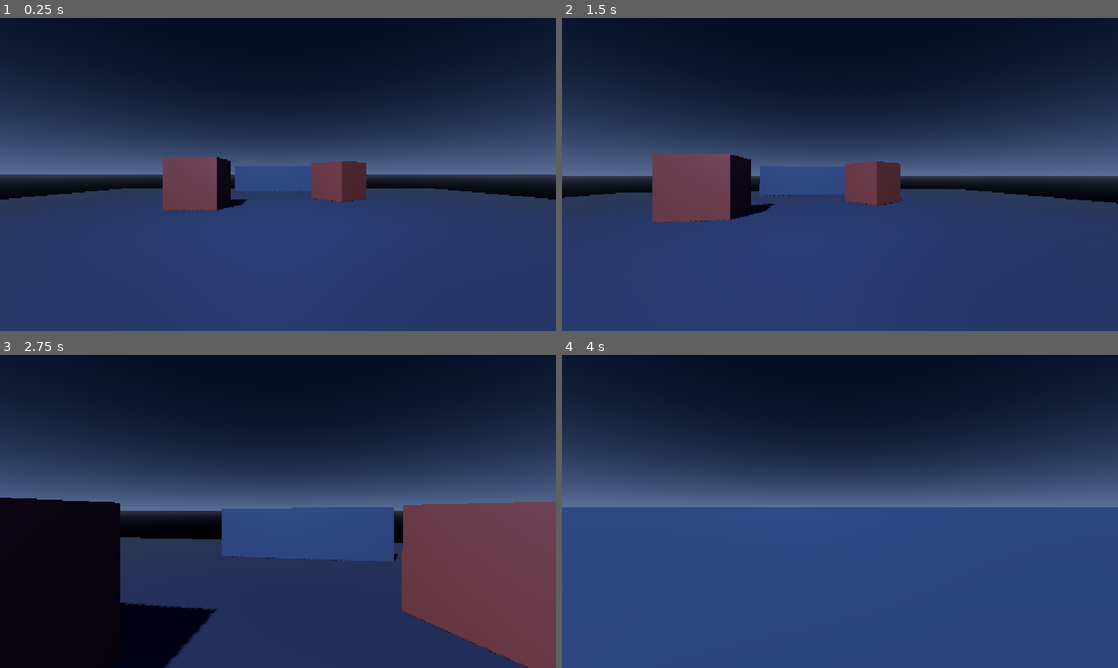
Above: before the commit, frames 1-4 (two rows, left to right).
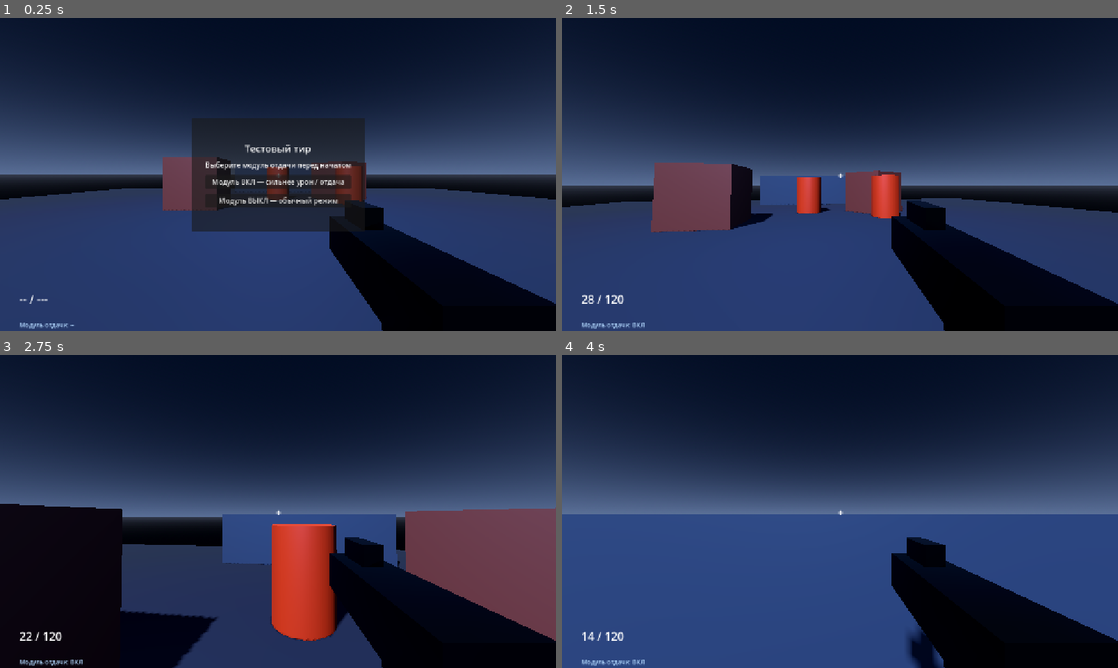
Above: after the commit, the same moments.

Repository: Rassvet-Studio/RogueShoot_New
Game: Godot game, scene res://scenes/main.tscn
Two runs of this game, one before a commit and one after it. Both use one fixed random seed, a clock stepped at 60 frames per second and the inputs below.
Inputs (mouse positions are in pixels of both pictures, inside the frame that each line leads up to):
- Up to frame 1 (0.25 s): no input
- Up to frame 2 (1.5 s): click (840, 180) at 0.5 s, where only the run after the commit has a clickable "Модуль ВКЛ — сильнее урон / о…"; tap Enter at 1.25 s; move the mouse to (867, 174) at 1.27 s; press the mouse at (867, 174) at 1.28 s; hold W (move_forward) from 1.28 s (still down)
- Up to frame 3 (2.75 s): keep holding W (move_forward); tap Space (jump) at 1.52, 2.27 s; move the mouse to (250, 511) at 2.02 s; release the mouse at (250, 511) at 2.03 s; click (250, 511) at 2.1 s
- Up to frame 4 (4 s): keep holding W (move_forward); move the mouse to (851, 505) at 2.77 s; press the mouse at (851, 505) at 2.78 s; move the mouse to (834, 517) at 3.52 s; release the mouse at (834, 517) at 3.53 s; click (834, 517) at 3.6 s; tap Space (jump) at 3.77 s

The runs differ from the first frame. In frame 1, 19% of the frame differs, in the area x 3-100%, y 32-100%; in frame 2, 17%; in frame 3, 17%; in frame 4, 12%.

Commit message:
feat: add hitscan rifle and target range

Diff:
--- a/project.godot
+++ b/project.godot
@@ -26,6 +26,8 @@
 move_right={"deadzone": 0.5, "events": [Object(InputEventKey,"physical_keycode":68)]}
 jump={"deadzone": 0.5, "events": [Object(InputEventKey,"physical_keycode":32)]}
 toggle_mouse_capture={"deadzone": 0.5, "events": [Object(InputEventKey,"physical_keycode":4194305)]}
+fire={"deadzone": 0.5, "events": [Object(InputEventMouseButton,"button_index":1)]}
+reload={"deadzone": 0.5, "events": [Object(InputEventKey,"physical_keycode":82)]}
 
 [layer_names]
 3d_physics/layer_1="World"
--- a/scenes/main.tscn
+++ b/scenes/main.tscn
@@ -1,6 +1,10 @@
-[gd_scene load_steps=14 format=3]
+[gd_scene load_steps=18 format=3]
 
 [ext_resource type="PackedScene" path="res://scenes/player/player.tscn" id="1_player"]
+[ext_resource type="PackedScene" path="res://scenes/weapons/automatic_rifle.tscn" id="2_rifle"]
+[ext_resource type="PackedScene" path="res://scenes/targets/target.tscn" id="3_target"]
+[ext_resource type="PackedScene" path="res://scenes/ui_range_hud.tscn" id="4_hud"]
+[ext_resource type="Script" path="res://scripts/world/main.gd" id="5_main"]
 
 [sub_resource type="ProceduralSkyMaterial" id="SkyMaterial"]
 sky_top_color = Color(0.025, 0.055, 0.12, 1)
@@ -51,6 +55,7 @@
 roughness = 0.75
 
 [node name="Main" type="Node3D"]
+script = ExtResource("5_main")
 
 [node name="Environment" type="WorldEnvironment" parent="."]
 environment = SubResource("Environment")
@@ -114,3 +119,16 @@
 
 [node name="Player" parent="." instance=ExtResource("1_player")]
 position = Vector3(0, 0.2, 5)
+
+[node name="AutomaticRifle" parent="Player/CameraPivot" instance=ExtResource("2_rifle")]
+
+[node name="TargetLeft" parent="." instance=ExtResource("3_target")]
+position = Vector3(-4, 1.1, -5)
+
+[node name="TargetCenter" parent="." instance=ExtResource("3_target")]
+position = Vector3(0, 1.1, -8)
+
+[node name="TargetRight" parent="." instance=ExtResource("3_target")]
+position = Vector3(4, 1.1, -6)
+
+[node name="RangeHUD" parent="." instance=ExtResource("4_hud")]
--- /dev/null
+++ b/scenes/targets/target.tscn
@@ -0,0 +1,31 @@
+[gd_scene load_steps=5 format=3]
+
+[ext_resource type="Script" path="res://scripts/weapons/damageable_target.gd" id="1_target"]
+
+[sub_resource type="CylinderMesh" id="TargetMesh"]
+top_radius = 0.72
+bottom_radius = 0.72
+height = 2.2
+radial_segments = 20
+
+[sub_resource type="CylinderShape3D" id="TargetShape"]
+radius = 0.72
+height = 2.2
+
+[sub_resource type="StandardMaterial3D" id="TargetMaterial"]
+albedo_color = Color(0.8, 0.22, 0.08, 1)
+metallic = 0.1
+roughness = 0.55
+
+[node name="Target" type="StaticBody3D"]
+collision_layer = 4
+collision_mask = 0
+script = ExtResource("1_target")
+max_health = 100.0
+
+[node name="Visual" type="MeshInstance3D" parent="."]
+mesh = SubResource("TargetMesh")
+material_override = SubResource("TargetMaterial")
+
+[node name="CollisionShape3D" type="CollisionShape3D" parent="."]
+shape = SubResource("TargetShape")
--- /dev/null
+++ b/scenes/ui_range_hud.tscn
@@ -0,0 +1,86 @@
+[gd_scene load_steps=2 format=3]
+
+[ext_resource type="Script" path="res://scripts/ui/range_hud.gd" id="1_hud"]
+
+[node name="RangeHUD" type="CanvasLayer"]
+script = ExtResource("1_hud")
+
+[node name="Crosshair" type="Label" parent="."]
+offset_left = 634.0
+offset_top = 344.0
+offset_right = 646.0
+offset_bottom = 376.0
+theme_override_colors/font_color = Color(1, 1, 1, 0.9)
+theme_override_font_sizes/font_size = 24
+text = "+"
+
+[node name="HitMarker" type="Label" parent="."]
+offset_left = 622.0
+offset_top = 332.0
+offset_right = 658.0
+offset_bottom = 388.0
+theme_override_colors/font_color = Color(1, 0.9, 0.35, 1)
+theme_override_font_sizes/font_size = 26
+text = "×"
+horizontal_alignment = 1
+
+[node name="Margin" type="MarginContainer" parent="."]
+offset_left = 32.0
+offset_top = 620.0
+offset_right = 360.0
+offset_bottom = 700.0
+theme_override_constants/margin_left = 12
+theme_override_constants/margin_top = 8
+
+[node name="VBox" type="VBoxContainer" parent="Margin"]
+layout_mode = 2
+
+[node name="Ammo" type="Label" parent="Margin/VBox"]
+layout_mode = 2
+theme_override_colors/font_color = Color(1, 1, 1, 1)
+theme_override_font_sizes/font_size = 26
+text = "-- / ---"
+
+[node name="Status" type="Label" parent="Margin/VBox"]
+layout_mode = 2
+theme_override_colors/font_color = Color(1, 0.8, 0.25, 1)
+theme_override_font_sizes/font_size = 16
+
+[node name="Module" type="Label" parent="Margin/VBox"]
+layout_mode = 2
+theme_override_colors/font_color = Color(0.7, 0.85, 1, 1)
+theme_override_font_sizes/font_size = 14
+text = "Модуль отдачи: --"
+
+[node name="SetupPanel" type="PanelContainer" parent="."]
+offset_left = 440.0
+offset_top = 230.0
+offset_right = 840.0
+offset_bottom = 490.0
+
+[node name="Center" type="CenterContainer" parent="SetupPanel"]
+layout_mode = 2
+
+[node name="VBox" type="VBoxContainer" parent="SetupPanel/Center"]
+custom_minimum_size = Vector2(320, 0)
+layout_mode = 2
+theme_override_constants/separation = 12
+
+[node name="Title" type="Label" parent="SetupPanel/Center/VBox"]
+layout_mode = 2
+theme_override_font_sizes/font_size = 22
+text = "Тестовый тир"
+horizontal_alignment = 1
+
+[node name="Hint" type="Label" parent="SetupPanel/Center/VBox"]
+layout_mode = 2
+text = "Выберите модуль отдачи перед началом"
+horizontal_alignment = 1
+
+[node name="ModuleOn" type="Button" parent="SetupPanel/Center/VBox"]
+layout_mode = 2
+text = "Модуль ВКЛ — сильнее урон / отдача"
+
+[node name="ModuleOff" type="Button" parent="SetupPanel/Center/VBox"]
+layout_mode = 2
+text = "Модуль ВЫКЛ — обычный режим"
--- /dev/null
+++ b/scenes/weapons/automatic_rifle.tscn
@@ -0,0 +1,37 @@
+[gd_scene load_steps=5 format=3]
+
+[ext_resource type="Script" path="res://scripts/weapons/automatic_rifle.gd" id="1_rifle"]
+
+[sub_resource type="BoxMesh" id="ReceiverMesh"]
+size = Vector3(0.18, 0.16, 0.65)
+
+[sub_resource type="StandardMaterial3D" id="ReceiverMaterial"]
+albedo_color = Color(0.06, 0.07, 0.09, 1)
+metallic = 0.65
+roughness = 0.32
+
+[sub_resource type="BoxMesh" id="SightMesh"]
+size = Vector3(0.07, 0.08, 0.2)
+
+[node name="AutomaticRifle" type="Node3D"]
+script = ExtResource("1_rifle")
+camera_path = NodePath("../Camera3D")
+player_path = NodePath("../..")
+
+[node name="Model" type="Node3D" parent="."]
+position = Vector3(0.34, -0.28, -0.62)
+
+[node name="Receiver" type="MeshInstance3D" parent="Model"]
+mesh = SubResource("ReceiverMesh")
+material_override = SubResource("ReceiverMaterial")
+
+[node name="Sight" type="MeshInstance3D" parent="Model"]
+position = Vector3(0, 0.12, -0.17)
+mesh = SubResource("SightMesh")
+material_override = SubResource("ReceiverMaterial")
+
+[node name="Grip" type="MeshInstance3D" parent="Model"]
+position = Vector3(0, -0.12, 0.14)
+rotation_degrees = Vector3(-16, 0, 0)
+mesh = SubResource("SightMesh")
+material_override = SubResource("ReceiverMaterial")
--- a/scripts/player/fps_player.gd
+++ b/scripts/player/fps_player.gd
@@ -16,9 +16,13 @@
 @onready var camera: Camera3D = $CameraPivot/Camera3D
 
 var _pitch_degrees := 0.0
+var _recoil_pitch := 0.0
 
 func _ready() -> void:
 	add_to_group("players")
+	_capture_mouse()
+
+func start_control() -> void:
 	_capture_mouse()
 
 func _unhandled_input(event: InputEvent) -> void:
@@ -40,11 +44,17 @@
 	velocity.x = wish_direction.x * move_speed
 	velocity.z = wish_direction.z * move_speed
 	move_and_slide()
+	_recoil_pitch = move_toward(_recoil_pitch, 0.0, 8.0 * delta)
+	camera_pivot.rotation_degrees.x = _pitch_degrees + _recoil_pitch
 
 func _rotate_view(relative_motion: Vector2) -> void:
 	rotate_y(deg_to_rad(-relative_motion.x * mouse_sensitivity))
 	_pitch_degrees = clamp(_pitch_degrees - relative_motion.y * mouse_sensitivity, min_pitch, max_pitch)
-	camera_pivot.rotation_degrees.x = _pitch_degrees
+	camera_pivot.rotation_degrees.x = _pitch_degrees + _recoil_pitch
+
+func add_camera_recoil(pitch: float, yaw: float) -> void:
+	_recoil_pitch = clampf(_recoil_pitch + pitch, -20.0, 20.0)
+	rotation_degrees.y += yaw
 
 func _toggle_mouse_capture() -> void:
 	if Input.mouse_mode == Input.MOUSE_MODE_CAPTURED:
--- /dev/null
+++ b/scripts/ui/range_hud.gd
@@ -0,0 +1,38 @@
+class_name RangeHUD
+extends CanvasLayer
+
+@onready var ammo_label: Label = $Margin/VBox/Ammo
+@onready var status_label: Label = $Margin/VBox/Status
+@onready var hit_marker: Label = $HitMarker
+@onready var module_label: Label = $Margin/VBox/Module
+var _hit_marker_time := 0.0
+
+func _ready() -> void:
+	hit_marker.visible = false
+
+func bind_weapon(weapon: AutomaticRifle) -> void:
+	weapon.ammo_changed.connect(_on_ammo_changed)
+	weapon.reload_started.connect(_on_reload_started)
+	weapon.reload_finished.connect(_on_reload_finished)
+	weapon.hit_confirmed.connect(_on_hit)
+	_on_ammo_changed(weapon.magazine_ammo, weapon.reserve_ammo)
+	module_label.text = "Модуль отдачи: " + ("ВКЛ" if weapon.config.recoil_module_enabled else "ВЫКЛ")
+
+func _process(delta: float) -> void:
+	if _hit_marker_time > 0.0:
+		_hit_marker_time -= delta
+		if _hit_marker_time <= 0.0:
+			hit_marker.visible = false
+
+func _on_ammo_changed(magazine: int, reserve: int) -> void:
+	ammo_label.text = "%02d / %03d" % [magazine, reserve]
+
+func _on_reload_started(_duration: float) -> void:
+	status_label.text = "ПЕРЕЗАРЯДКА..."
+
+func _on_reload_finished() -> void:
+	status_label.text = ""
+
+func _on_hit() -> void:
+	hit_marker.visible = true
+	_hit_marker_time = 0.12
--- /dev/null
+++ b/scripts/weapons/automatic_rifle.gd
@@ -0,0 +1,106 @@
+class_name AutomaticRifle
+extends Node3D
+## Local hitscan weapon. Ownership can later be assigned per network player without global state.
+
+signal ammo_changed(magazine: int, reserve: int)
+signal reload_started(duration: float)
+signal reload_finished
+signal hit_confirmed
+signal dry_fire
+
+@export var config: WeaponConfig
+@export var camera_path: NodePath = NodePath("../../CameraPivot/Camera3D")
+@export var player_path: NodePath = NodePath("../..")
+@onready var camera: Camera3D = get_node(camera_path)
+@onready var player: CharacterBody3D = get_node(player_path)
+@onready var model: Node3D = $Model
+
+var magazine_ammo: int
+var reserve_ammo: int
+var _reload_remaining := 0.0
+var _shot_cooldown := 0.0
+var _recoil_offset := Vector3.ZERO
+var _rng := RandomNumberGenerator.new()
+
+var is_reloading: bool:
+	get:
+		return _reload_remaining > 0.0
+
+func setup(weapon_config: WeaponConfig) -> void:
+	config = weapon_config
+	magazine_ammo = config.magazine_size
+	reserve_ammo = config.reserve_ammo
+	ammo_changed.emit(magazine_ammo, reserve_ammo)
+
+func _ready() -> void:
+	_rng.randomize()
+	if config == null:
+		setup(WeaponConfig.for_module(false))
+
+func _process(delta: float) -> void:
+	if _shot_cooldown > 0.0:
+		_shot_cooldown -= delta
+	if is_reloading:
+		_reload_remaining -= delta
+		if _reload_remaining <= 0.0:
+			_finish_reload()
+	_recoil_offset = _recoil_offset.move_toward(Vector3.ZERO, config.recovery_speed * delta)
+	model.position = Vector3(0.34, -0.28, -0.62) + _recoil_offset
+
+func _unhandled_input(event: InputEvent) -> void:
+	if event.is_action_pressed("reload"):
+		_start_reload()
+
+func _physics_process(_delta: float) -> void:
+	if Input.mouse_mode != Input.MOUSE_MODE_CAPTURED or is_reloading:
+		return
+	if Input.is_action_pressed("fire"):
+		_try_fire()
+
+func _try_fire() -> void:
+	if _shot_cooldown > 0.0:
+		return
+	if magazine_ammo <= 0:
+		dry_fire.emit()
+		_start_reload()
+		return
+	magazine_ammo -= 1
+	_shot_cooldown = 60.0 / config.rounds_per_minute
+	_shoot_hitscan()
+	_apply_recoil()
+	ammo_changed.emit(magazine_ammo, reserve_ammo)
+
+func _shoot_hitscan() -> void:
+	var origin := camera.global_position
+	var direction := -camera.global_transform.basis.z
+	var query := PhysicsRayQueryParameters3D.create(origin, origin + direction * config.range)
+	query.collision_mask = 5
+	query.collide_with_areas = true
+	var result := get_world_3d().direct_space_state.intersect_ray(query)
+	if result.is_empty():
+		return
+	var collider: Object = result.get("collider")
+	if collider != null and collider.has_method("apply_damage"):
+		collider.apply_damage(config.damage, result.position)
+		hit_confirmed.emit()
+
+func _apply_recoil() -> void:
+	var yaw := _rng.randf_range(-config.recoil_yaw, config.recoil_yaw)
+	_recoil_offset = Vector3(0.0, 0.0, 0.08)
+	if player.has_method("add_camera_recoil"):
+		player.add_camera_recoil(config.recoil_pitch, yaw)
+
+func _start_reload() -> void:
+	if is_reloading or magazine_ammo >= config.magazine_size or reserve_ammo <= 0:
+		return
+	_reload_remaining = config.reload_time
+	reload_started.emit(config.reload_time)
+
+func _finish_reload() -> void:
+	var needed := config.magazine_size - magazine_ammo
+	var loaded := mini(needed, reserve_ammo)
+	magazine_ammo += loaded
+	reserve_ammo -= loaded
+	_reload_remaining = 0.0
+	ammo_changed.emit(magazine_ammo, reserve_ammo)
+	reload_finished.emit()
--- /dev/null
+++ b/scripts/weapons/damageable_target.gd
@@ -0,0 +1,45 @@
+class_name DamageableTarget
+extends StaticBody3D
+## Small target contract for future enemies and network-owned actors.
+
+signal health_changed(current: float, maximum: float)
+signal defeated
+
+@export var max_health: float = 100.0
+@export var hit_flash_duration: float = 0.12
+@onready var visual: MeshInstance3D = $Visual
+@onready var collision_shape: CollisionShape3D = $CollisionShape3D
+
+var health: float
+var _base_material: Material
+var _hit_material: StandardMaterial3D
+var _flash_time := 0.0
+
+func _ready() -> void:
+	health = max_health
+	_base_material = visual.material_override
+	_hit_material = StandardMaterial3D.new()
+	_hit_material.albedo_color = Color(1.0, 0.18, 0.1, 1.0)
+	_hit_material.emission_enabled = true
+	_hit_material.emission = Color(0.8, 0.05, 0.02, 1.0)
+
+func _process(delta: float) -> void:
+	if _flash_time > 0.0:
+		_flash_time -= delta
+		if _flash_time <= 0.0:
+			visual.material_override = _base_material
+
+func apply_damage(amount: float, _hit_position: Vector3 = Vector3.ZERO) -> void:
+	if health <= 0.0:
+		return
+	health = maxf(health - amount, 0.0)
+	_flash_time = hit_flash_duration
+	visual.material_override = _hit_material
+	health_changed.emit(health, max_health)
+	if health <= 0.0:
+		defeated.emit()
+		# Keep the target in the range as a reusable resettable test object.
+		await get_tree().create_timer(0.35).timeout
+		health = max_health
+		visual.material_override = _base_material
+		health_changed.emit(health, max_health)
--- /dev/null
+++ b/scripts/weapons/weapon_config.gd
@@ -0,0 +1,32 @@
+class_name WeaponConfig
+extends Resource
+## Per-weapon tuning. The recoil module is intentionally local to this rifle configuration.
+
+@export var recoil_module_enabled: bool = false
+@export_category("Magazine")
+@export var magazine_size: int = 30
+@export var reserve_ammo: int = 120
+@export var reload_time: float = 1.8
+@export_category("Fire")
+@export var rounds_per_minute: float = 600.0
+@export var damage: float = 18.0
+@export var range: float = 100.0
+@export_category("Recoil")
+@export var recoil_pitch: float = 0.55
+@export var recoil_yaw: float = 0.12
+@export var recovery_speed: float = 8.0
+
+static func for_module(enabled: bool) -> WeaponConfig:
+	var config := WeaponConfig.new()
+	config.recoil_module_enabled = enabled
+	if enabled:
+		config.damage = 30.0
+		config.recoil_pitch = 1.15
+		config.recoil_yaw = 0.24
+		config.reload_time = 2.1
+	else:
+		config.damage = 18.0
+		config.recoil_pitch = 0.55
+		config.recoil_yaw = 0.12
+		config.reload_time = 1.8
+	return config
--- /dev/null
+++ b/scripts/world/main.gd
@@ -0,0 +1,20 @@
+extends Node3D
+
+@onready var player: FPSPlayer = $Player
+@onready var rifle: AutomaticRifle = $Player/CameraPivot/AutomaticRifle
+@onready var hud: RangeHUD = $RangeHUD
+@onready var setup_panel: PanelContainer = $RangeHUD/SetupPanel
+@onready var module_on_button: Button = $RangeHUD/SetupPanel/Center/VBox/ModuleOn
+@onready var module_off_button: Button = $RangeHUD/SetupPanel/Center/VBox/ModuleOff
+
+func _ready() -> void:
+	Input.mouse_mode = Input.MOUSE_MODE_VISIBLE
+	module_on_button.pressed.connect(_select_module.bind(true))
+	module_off_button.pressed.connect(_select_module.bind(false))
+	setup_panel.show()
+
+func _select_module(enabled: bool) -> void:
+	rifle.setup(WeaponConfig.for_module(enabled))
+	hud.bind_weapon(rifle)
+	setup_panel.hide()
+	player.start_control()
Not shown, added: scripts/ui/range_hud.gd.uid
Not shown, added: scripts/weapons/automatic_rifle.gd.uid
Not shown, added: scripts/weapons/damageable_target.gd.uid
Not shown, added: scripts/weapons/weapon_config.gd.uid
Not shown, added: scripts/world/main.gd.uid
